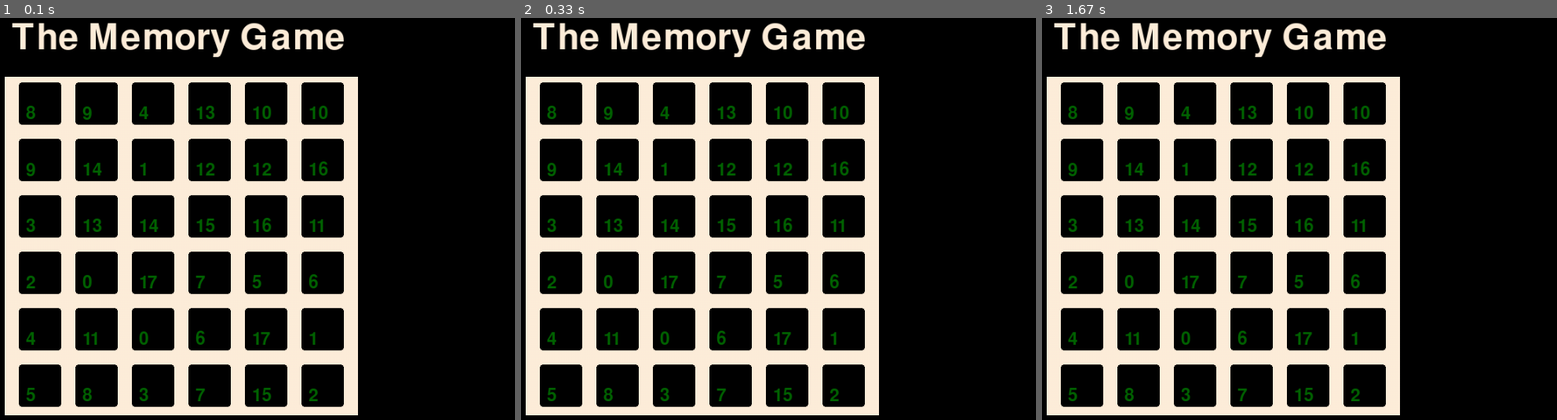
Above: before the commit, frames 1-3 (left to right).
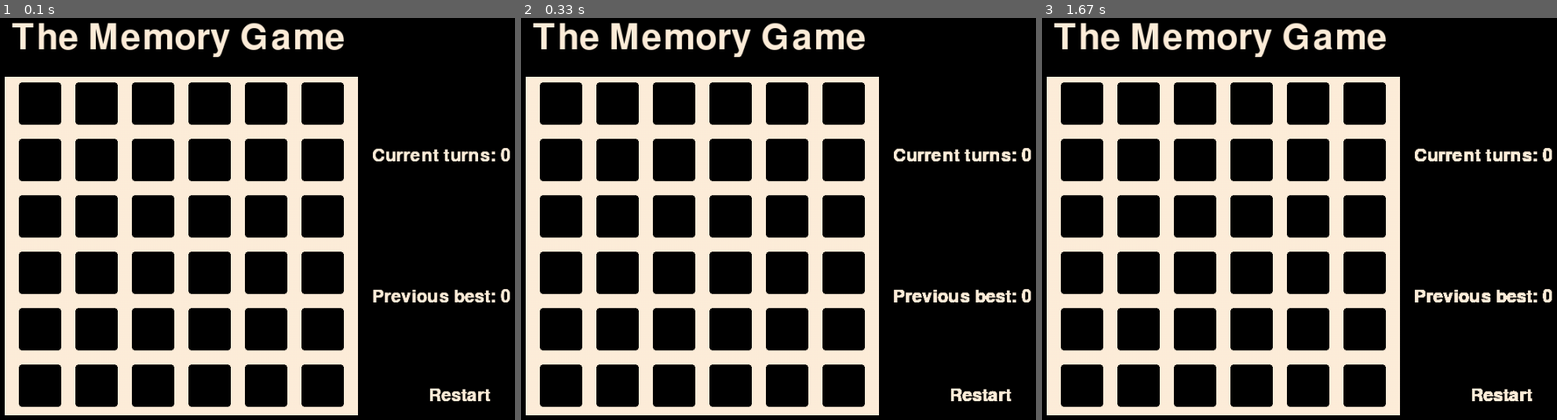
Above: after the commit, the same moments.

Repository: ZaneHovlanne/SheGoesTech
Game: pygame game, started from memory_pygame.py
Same seed, same stepped clock (60 frames per second), same inputs: the game is played once before the commit and once after it.
Inputs:
- Up to frame 1 (0.1 s): no input
- Up to frame 2 (0.33 s): no input
- Up to frame 3 (1.67 s): no input

The runs differ from the first frame. In frame 1, 2.8% of the frame differs, in the area x 5-100%, y 21-96%; in frame 2, 2.8%; in frame 3, 2.8%.

Commit message:
Add files via upload

Diff:
--- a/memory_pygame.py
+++ b/memory_pygame.py
@@ -13,6 +13,7 @@
 antique_white = (255, 239, 219)
 forest_green = (0, 100, 0)
 black = (0, 0, 0)
+blue = (0, 0, 255)
 rows = 6
 columns = 6
 correct = [[0, 0, 0, 0, 0, 0],
@@ -33,10 +34,13 @@
 second_guess_number = 0
 score = 0
 matches = 0
+best_score = 0
+# game_over = False
 
 # need to find the folder and drop it in
 title_font = pygame.font.Font('freesansbold.ttf', 51)
 regular_font = pygame.font.Font('freesansbold.ttf', 25)
+tiny_font = pygame.font.Font('freesansbold.ttf', 12)
 
 # create screen
 new_board = True
@@ -63,35 +67,50 @@
 
 
 def make_backgrounds():
+    global current_turns
+    global previous_best_score
     top_menu = pygame.draw.rect(screen, black, [0, 0, 1000, 70])
     title = title_font.render("The Memory Game", True, antique_white)  # define
     screen.blit(title, (260, 20))  # draw on screen
     board_space = pygame.draw.rect(screen, antique_white, [250, 100, 500, 500])
     bottom_menu = pygame.draw.rect(screen, black, [0, 580, 1000, 20])
+    restart_text = regular_font.render(
+        'Restart', True, antique_white)
+    screen.blit(restart_text, (850, 540))
+    # restart_button = pygame.draw.rect(
+    #     screen, antique_white, [10, 850, 540, 100])
+    score_text = regular_font.render(
+        f'Current turns: {score}', True, antique_white)
+    screen.blit(score_text, (770, 200))
+    best_text = regular_font.render(
+        f'Previous best: {best_score}', True, antique_white)
+    screen.blit(best_text, (770, 400))
+    # return restart_button
 
 
 def board_specifications():
     global rows
     global columns
     pieces_tracked = []
+    board_list = []
     for i in range(columns):
         for j in range(rows):
             piece = pygame.draw.rect(
                 screen, black, [i * 80 + 270, j * 80 + 108, 60, 60], 0, 4)
             pieces_tracked.append(piece)
             # gonna have to take out, as I will have images(next 3 lines)
-            piece_text = regular_font.render(
-                f"{spaces[i * rows +j]}", True, forest_green)
-            screen.blit(piece_text, (i * 80 + 280, j * 80 + 140))
+            # piece_text = regular_font.render(
+            #     f"{spaces[i * rows +j]}", True, antique_white)
+            # screen.blit(piece_text, (i * 80 + 292, j * 80 + 125))
 
     for r in range(rows):
-        for c in range(columns):  # DOES NOT WORK - need to get in irght positions
+        for c in range(columns):
             if correct[r][c] == 1:
-                pygame.draw.rect(screen, forest_green, [
-                    c * 80 + 280, r * 80 + 140, 54, 54], 3, 4)
+                pygame.draw.rect(screen, blue, [
+                    c * 80 + 270, r * 80 + 105, 63, 63], 3, 4)
                 piece_text = regular_font.render(
-                    f"{spaces[c * rows +r]}", True, black)
-                screen.blit(piece_text, (c * 80 + 280, r * 80 + 140))
+                    f"{spaces[c * rows +r]}", True, blue)
+                screen.blit(piece_text, (c * 80 + 292, r * 80 + 125))
 
     return pieces_tracked
 
@@ -124,11 +143,13 @@
         print(spaces)
         new_board = False
 
+    # restart = make_backgrounds
     make_backgrounds()
     board = board_specifications()
 
     if first_guess and second_guess:
         check_guesses(first_guess_number, second_guess_number)
+        pygame.time.delay(1000)
         first_guess = False
         second_guess = False
 
@@ -146,6 +167,39 @@
                     second_guess = True
                     second_guess_number = i
                     print(i)
+            # if restart.collidepoint(event.pos):
+            #     options_list = []
+            #     used = []
+            #     spaces = []
+            #     new_board = []
+            # score = 0
+            # matches = 0
+            # first_guess = False
+            # second_guess = False
+
+            # correct = [[0, 0, 0, 0, 0, 0],
+            #            [0, 0, 0, 0, 0, 0],
+            #            [0, 0, 0, 0, 0, 0],
+            #            [0, 0, 0, 0, 0, 0],
+            #            [0, 0, 0, 0, 0, 0],
+            #            [0, 0, 0, 0, 0, 0]]
+            # game_over = False  ALLL OF THIS SHOULD GO INTO FUNCTION
+
+# if matches == 18:
+#     game_over = Truewinner = pygame.draw.rect(
+#         screen, blue, [10, 300, 800, 80], 0, 5)
+#     winner_text = title_font(f"You won in {score} moves!", True, black)
+
+# screen.blit(winner_text, (10, 320))
+# if best_score > score or best_score == 0:
+#     best_score = score
+
+# if first_guess:
+#     piece_text = regular_font.render(
+#         f'{spaces[first_guess_number]}', True, blue)
+#     location = (first_guess_number // rows * 75 + 270,
+#                 (first_guess_number - (first_guess_number//rows * rows)) * 65 + 120)
+#     screen.blit(piece_text, (location))
 
     pygame.display.flip()
 
